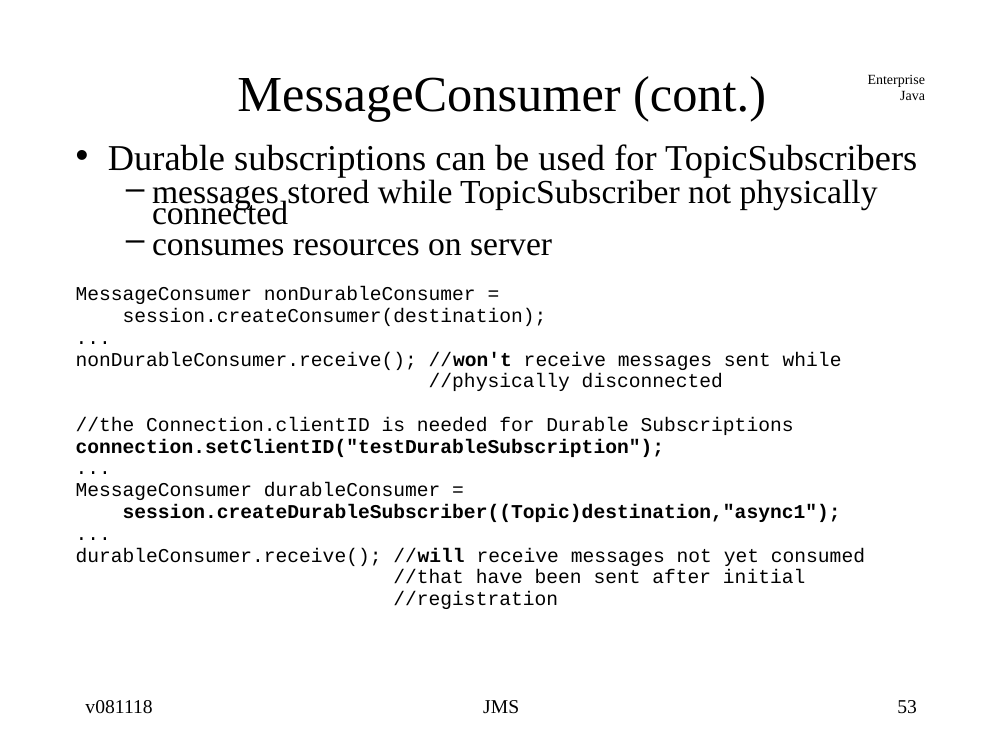
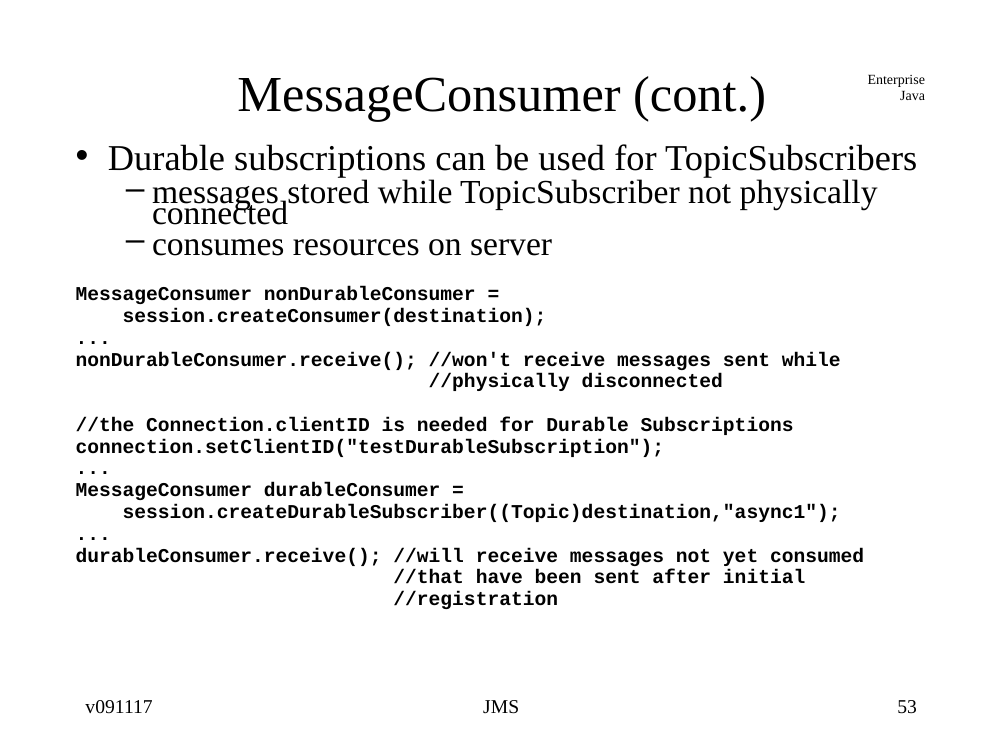
Before and after one commit to jcstaff/ejava-javaee, a slide deck: slide 53 of jmsCore/src/site/resources/lectures/jmsCore.ppt. Drawn at 1008x756 pixels with LibreOffice and Linux fonts; fonts in the diff are those of the drawing. Boxes give left, top, right and bottom in pixels: in the first picture for what was removed or moved away, otherwise in the second. Text is boxed around its words. In the diff, an @@ line names an element or a change of style, - is before the commit and + after.

```diff
--- a/jmsCore/src/site/resources/lectures/jmsCore.ppt
+++ b/jmsCore/src/site/resources/lectures/jmsCore.ppt
@@ text at (76,286,864,609): bold on in "MessageConsumer nonDurableConsumer =", "session.createConsumer(destination);", "...", "nonDurableConsumer.receive(); //won't receive messages sent  ..." and 8 more places @@
@@ text at (85,700,152,714): text changed @@
-v081118
+v091117
```
Also in this commit, not shown: 90 other slides changed, 9 other files.
